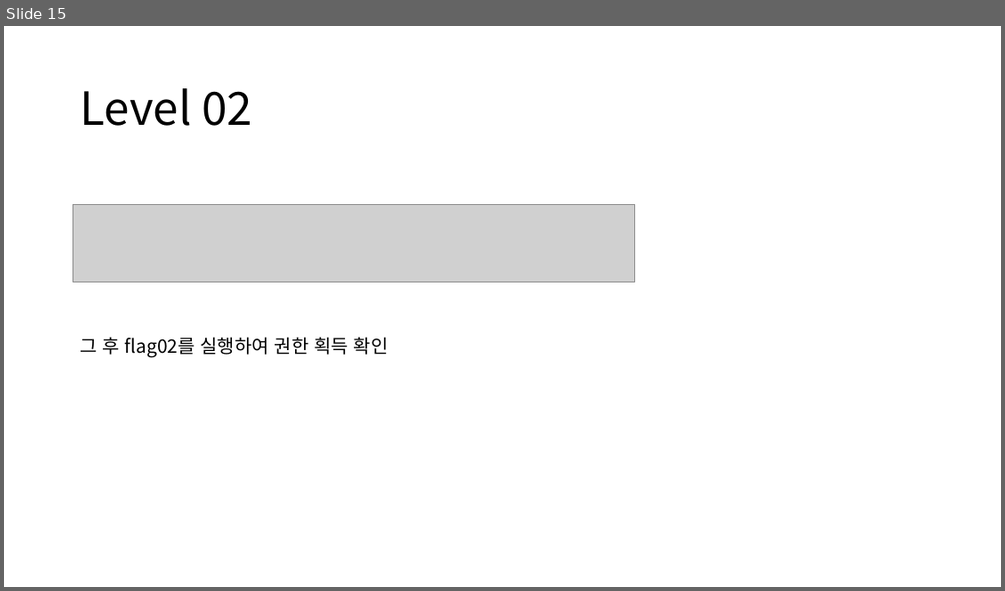
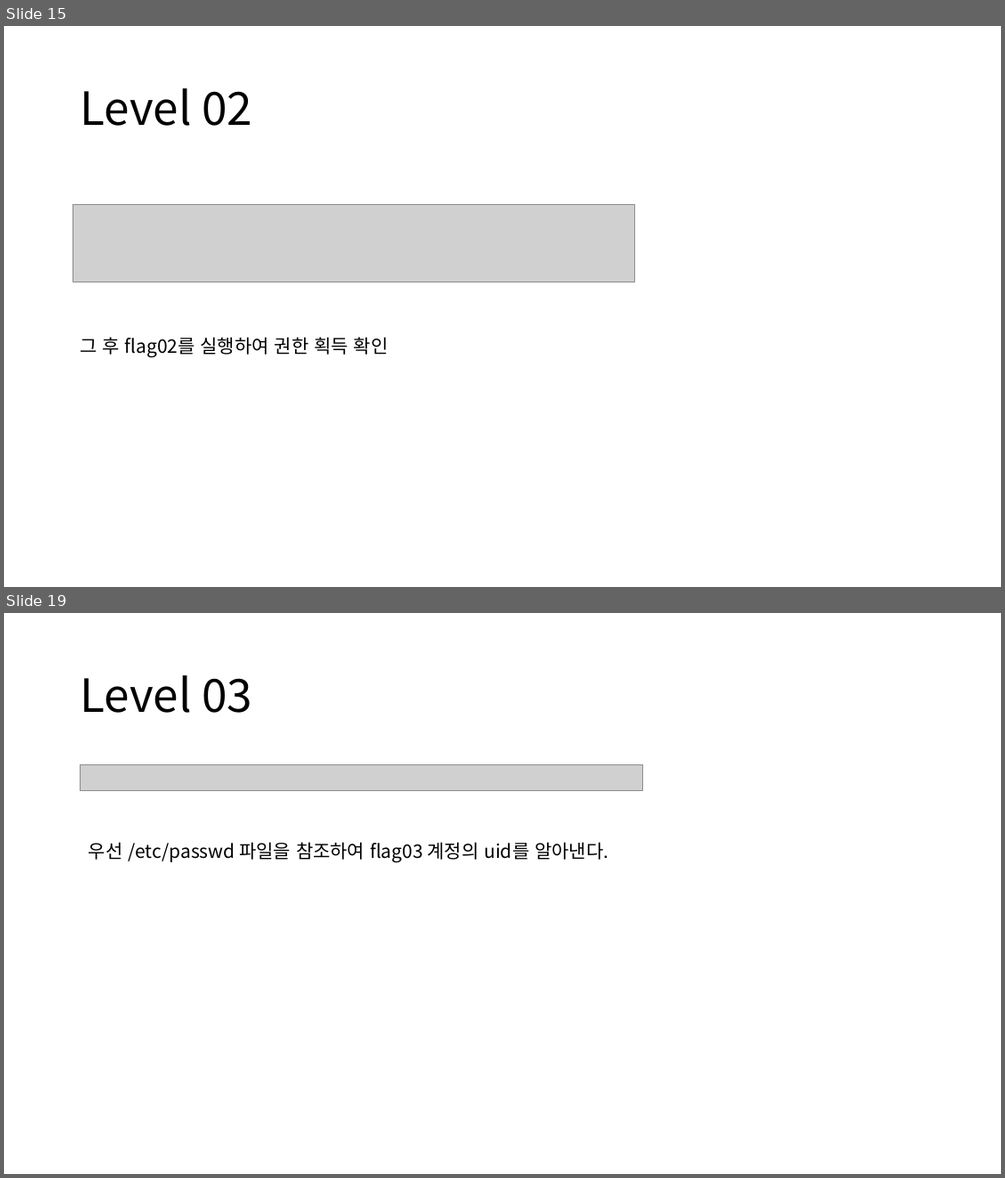
Before and after one commit to WinterMute1000/MyArchive, a slide deck: Nebula/Nebula Level00~Level03.pptx. Shown one above the other, each under a label of ours: slide 15 before the commit, slides 15 and 19 after it; the slides between them are not shown. The pictures are 1005x591 and 1005x1178 pixels, drawn with LibreOffice and Linux fonts; fonts in the diff are those of the drawing; grey boxes stand for pictures. Boxes give left, top, right and bottom in pixels: in the first picture for what was removed or moved away, otherwise in the second. Text is boxed around its words. In the diff, an @@ line names an element or a change of style, - is before the commit and + after.

```diff
--- a/Nebula/Nebula Level00~Level03.pptx
+++ b/Nebula/Nebula Level00~Level03.pptx
@@ slide 19 added at <box>4,613,1001,1174</box>, background #FFFFFF @@
@@ title added at <box>80,675,252,713</box>, 44 pt, text #000000 @@
+Level 03
@@ picture added at <box>81,765,643,790</box> @@
@@ text added at <box>89,842,608,862</box>, 18 pt, text #000000 @@
+우선 /etc/passwd 파일을 참조하여 flag03 계정의 uid를 알아낸다.
```
Also in this commit, not shown: 6 other slides added, 1 slide removed.
